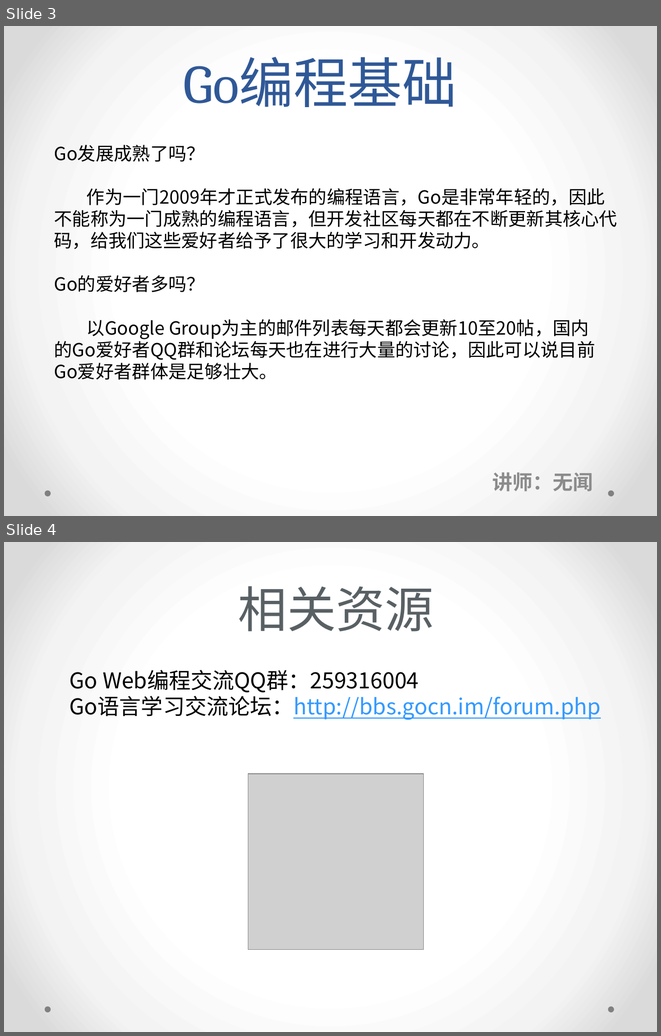
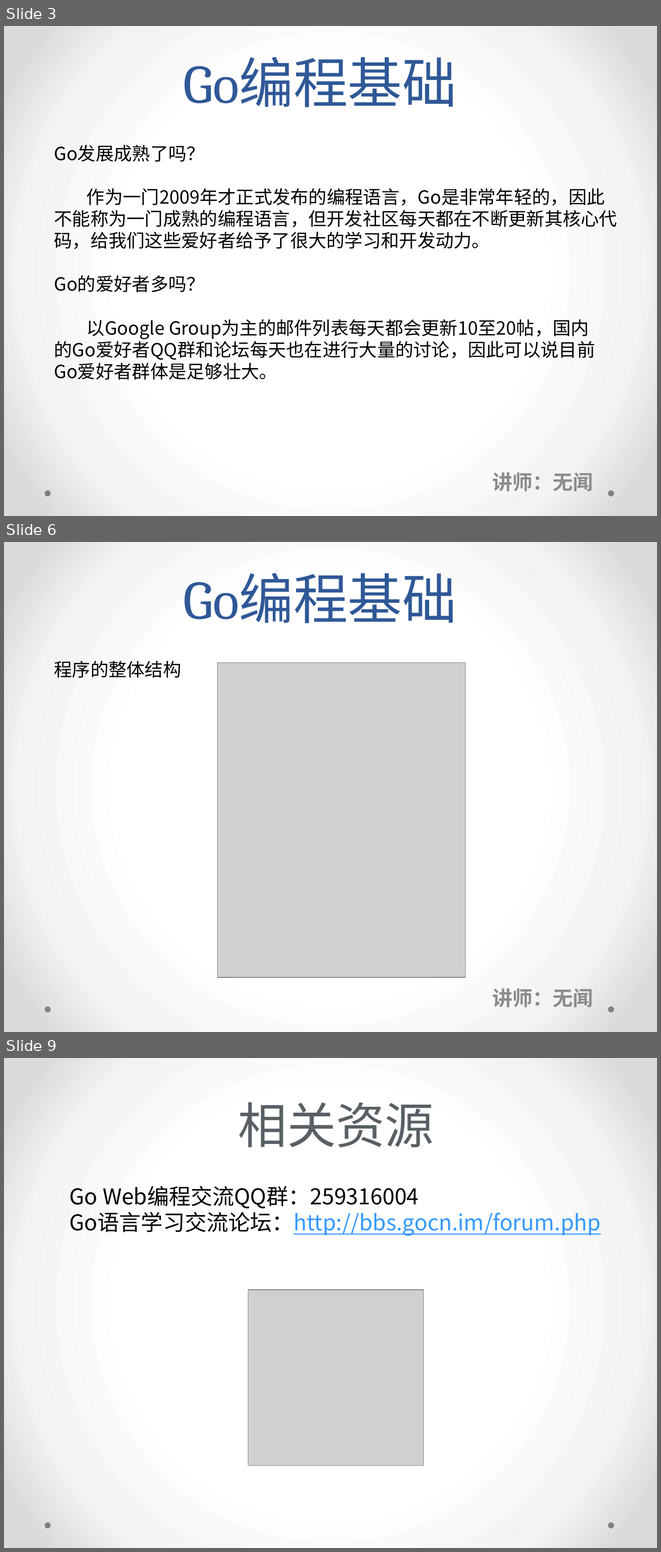
Before and after one commit to sanxingdong/go-fundamental-programminge, a slide deck: Go编程基础-课堂讲义.pptx. Shown one above the other, each under a label of ours: slides 3 and 4 before the commit, slides 3, 6 and 9 after it; the slides between them are not shown. The pictures are 661x1036 and 661x1552 pixels, drawn with LibreOffice and Linux fonts; fonts in the diff are those of the drawing; grey boxes stand for pictures. Boxes give left, top, right and bottom in pixels: in the first picture for what was removed or moved away, otherwise in the second. Text is boxed around its words. In the diff, an @@ line names an element or a change of style, - is before the commit and + after.

```diff
--- a/Go编程基础-课堂讲义.pptx
+++ b/Go编程基础-课堂讲义.pptx
@@ slide 6 added at (x1=4, y1=542, x2=657, y2=1032), background gradient #FFFFFF to #F4F4F4 to #DADADA; not listed: 2 template elements that a slide beside it also shows @@
@@ title added at (x1=184, y1=573, x2=457, y2=623), 60 pt, text #2F5897 @@
+Go编程基础
@@ text added at (x1=54, y1=661, x2=181, y2=678), 20 pt, text #000000 @@
+程序的整体结构
@@ picture added at (x1=218, y1=663, x2=466, y2=977) @@
@@ subtitle added at (x1=493, y1=988, x2=593, y2=1007), 22.2 pt, text #8C8C8C, bold @@
+讲师：无闻
@@ what was slide 4 is now slide 9 @@
```
Also in this commit, not shown: 1 slide changed, 4 other slides added, 3 other files.
